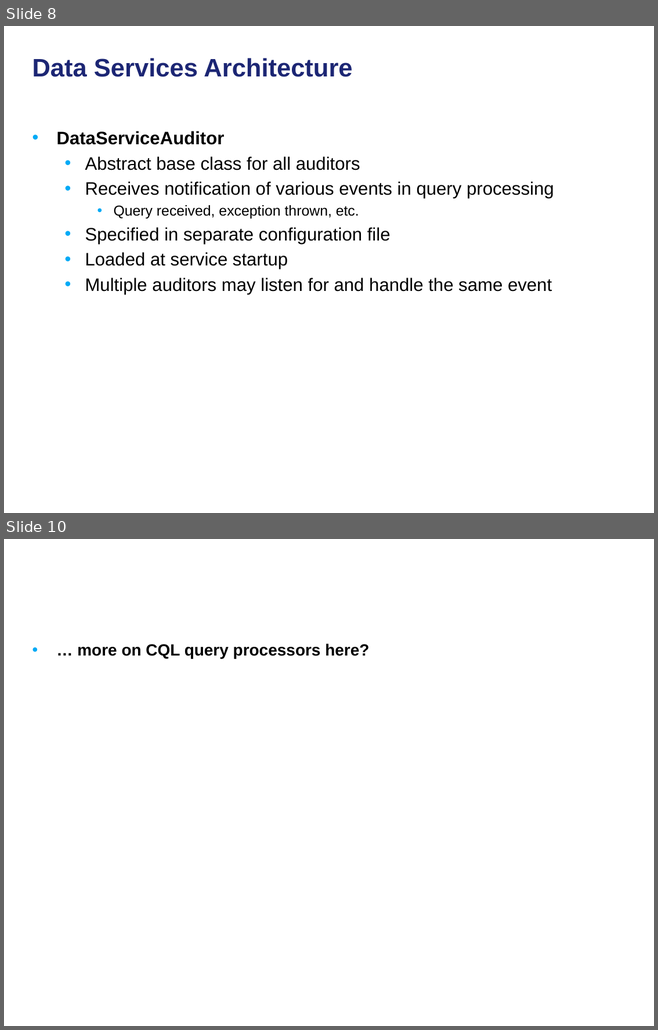
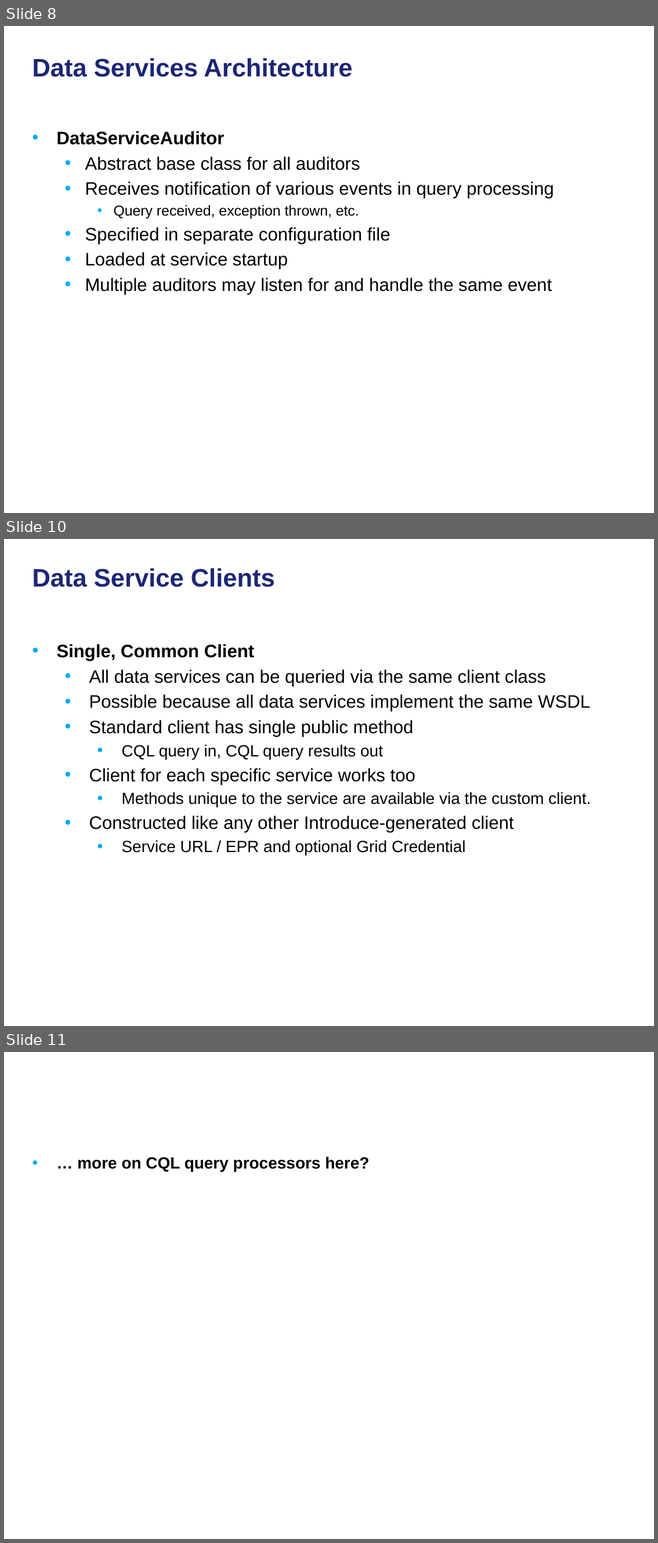
Before and after one commit to NCIP/cagrid-docs, a slide deck: presentations/200906_Novartis/caGrid Data Services.pptx. Shown one above the other, each under a label of ours: slides 8 and 10 before the commit, slides 8, 10 and 11 after it; the slides between them are not shown. The pictures are 658x1030 and 658x1543 pixels, drawn with LibreOffice and Linux fonts; fonts in the diff are those of the drawing; background and template pictures are left out. Boxes give left, top, right and bottom in pixels: in the first picture for what was removed or moved away, otherwise in the second. Text is boxed around its words. In the diff, an @@ line names an element or a change of style, - is before the commit and + after.

```diff
--- a/presentations/200906_Novartis/caGrid Data Services.pptx
+++ b/presentations/200906_Novartis/caGrid Data Services.pptx
@@ slide 10 added at [4,539,654,1026], background picture (left out) @@
@@ title added at [32,568,275,587], 28 pt, text #1C2674, bold @@
+Data Service Clients
@@ text added at [57,644,590,855], 20 pt, text #000000 @@
+• Single, Common Client
+  • All data services can be queried via the same client class
+  • Possible because all data services implement the same WSDL
+  • Standard client has single public method
+    • CQL query in, CQL query results out
+  • Client for each specific service works too
+    • Methods unique to the service are available via the custom client.
+  • Constructed like any other Introduce-generated client
+    • Service URL / EPR and optional Grid Credential
@@ what was slide 10 is now slide 11 @@
```
Also in this commit, not shown: 1 slide changed, 1 other slide added.
